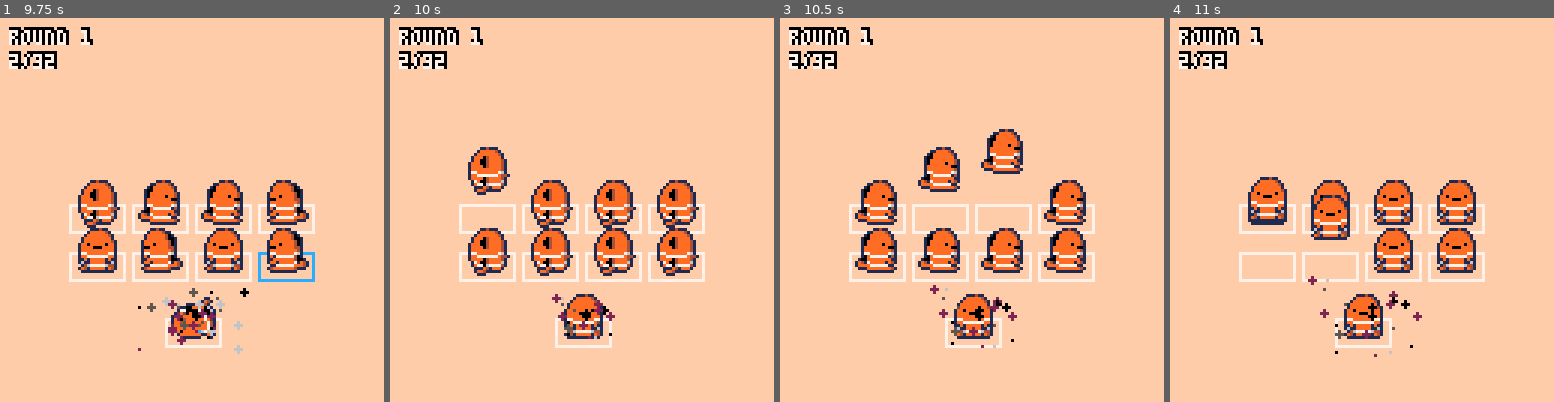
Above: before the commit, frames 1-4 (left to right).
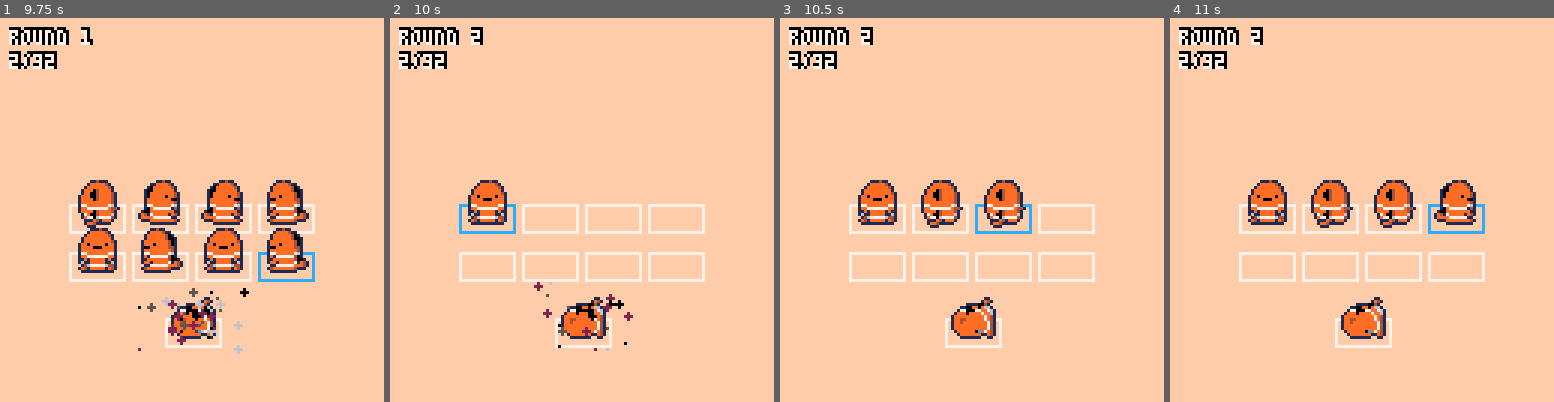
Above: after the commit, the same moments.

Repository: hyongew/pico8
Game: PICO-8 cartridge podance.p8
The game is run twice, just before and just after one commit, with the same random seed, the same clock (stepped at 60 frames per second) and the same inputs.
Inputs:
- Up to frame 1 (9.75 s): tap X (X key) at 0.33, 1.07, 1.85, 2.97, 4.08, 5.2, 6.32, 7.43, 8.55, 9.67 s; tap O (Z key) at 0.7, 1.7, 2.1, 2.5, 2.9, 3.3, 3.7, 4.1, 4.5, 4.9, 5.3, 5.7, 6.1, 6.5, 6.9, 7.3, 7.7, 8.1, 8.5, 8.9, 9.3, 9.7 s; hold Right 1.6-2.1 s; hold Up 2.15-2.42 s; hold Right 2.47-3.03 s; hold Left 3.08-3.58 s; hold Down 3.63-3.97 s; hold Right 4.02-4.68 s; hold Up 4.73-5.03 s; hold Left 5.08-5.68 s; hold Down 5.73-6.03 s; hold Right 6.08-6.58 s; hold Right 6.63-7.13 s; hold Up 7.18-7.45 s; hold Right 7.5-8.07 s; hold Left 8.12-8.62 s; hold Down 8.67-9 s; hold Right 9.05-9.72 s
- Up to frame 2 (10 s): hold Up from 9.77 s (still down)
- Up to frame 3 (10.5 s): release Up at 10.07 s; tap O (Z key) at 10.1 s; hold Left from 10.12 s (still down)
- Up to frame 4 (11 s): tap O (Z key) at 10.5, 10.9 s; release Left at 10.72 s; hold Down from 10.77 s (still down); tap X (X key) at 10.78 s

Frame 1 is identical in both runs. In frame 2, 11% of the frame differs, in the area x 17-81%, y 2-87%; in frame 3, 11%, in the area x 19-80%, y 2-86%; in frame 4, 5.6%.

Commit message:
Fix init steps algorithm, slight code refactoring

Diff:
--- a/podance.p8
+++ b/podance.p8
@@ -2,7 +2,7 @@
 version 43
 __lua__
 function _init()
- 	poke(0x5f2e, 1)
+ poke(0x5f2e,1)
 	pal(9,9+128,1)
 	palt(0,false)
 	palt(14,true)
@@ -11,8 +11,9 @@
 	state="main" --[[
 		main,tut,hold,quit,rdy,go,fin
 	]]
-	stage,round,step,score,f=
-	1,1,0,0,0
+	f=0
+	stage,round,step,score,total=
+	0,0,0,0,0
 	moves,movesets,movesp,movenum=
 	{},{},nil,1 --[[
 		moves={sp,x,y}
@@ -29,6 +30,7 @@
 
 function _update()
 	if state=="main" then
+		f=0
 		if (btnp(🅾️)) state="rdy"
 		if (btnp(❎)) state="tut"
 
@@ -36,6 +38,7 @@
 		if (btnp(❎)) state="main"
 
 	elseif state=="hold" then
+		f=0
 		if (btnp(🅾️))	state="rdy"
 		if (btnp(❎)) state="quit"
 
@@ -47,8 +50,11 @@
 		if f<80 then
 			f+=1
 		else
+			moves,movesets,movesp,
+			movenum,round,step,score,f=
+			{},{},nil,1,1,0,0,0
 			initmovesets()
-			round,step,f=1,0,0
+			stage+=1
 			inround=true
 			state="go"
 		end
@@ -124,6 +130,7 @@
 
 	elseif state=="fin" then
 		print("fin")
+		print("total: "..total)
 		print(style..
 			"🅾️ main",
 			50,106
@@ -256,12 +263,10 @@
 
 		--wrap up
 		if f==150 then
-			f=0
-			stage+=1
-			moves={}
-			if stage==#movesets+1 then
-				state="main"
+			if stage==#movesets then
+				state="fin"
 			else
+				total+=score
 				state="hold"
 			end
 		end
@@ -369,14 +374,16 @@
 -->8
 --functions
 function initmovesets()
-	for i=1,1 do
+	for i=1,4 do
 		local moveset={}
 		local repcount=0
 		for j=1,8 do
 			local sel=getrndmove()
-			local prev=moveset[j]
-
-			if sel==prev then
+			local prev=moveset[j-1]
+			if (prev) prev=prev.d
+
+			if sel==prev
+			and repcount==1 then
 				--lower chance of repeats
 				sel=getrndmove()
 			end
@@ -434,7 +441,7 @@
 		if not btnp(m) then
 			checkerr()
 			return 9
-	 	else
+	 else
 			return getsp(m)
 		end
 	end
